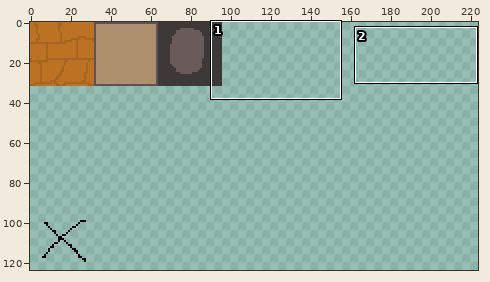
Two states of a sprite sheet, Assets/Resources/Rooms/RoomEditorImage.png. The first picture is a wide view before the edit; the outline marks the close-up.
Close-up. Before:
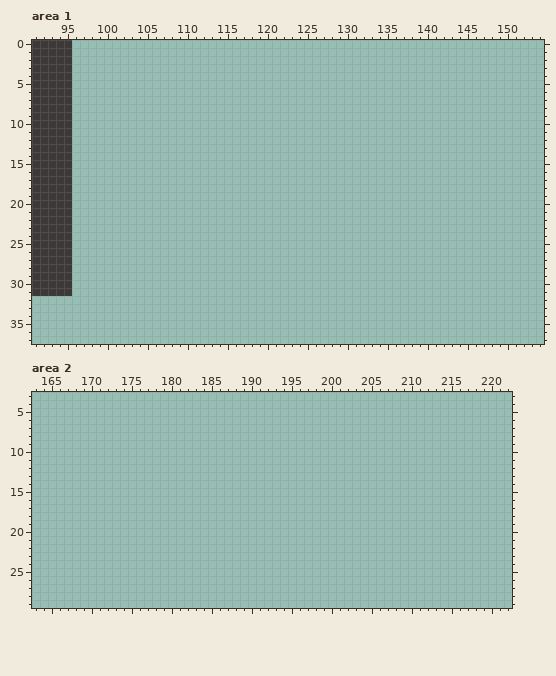
The file is 256x128 pixels. Shown: area 1: x 91..154, y 0..37; area 2: x 163..222, y 3..29. The wide view leaves out empty margins.
Now the later version:
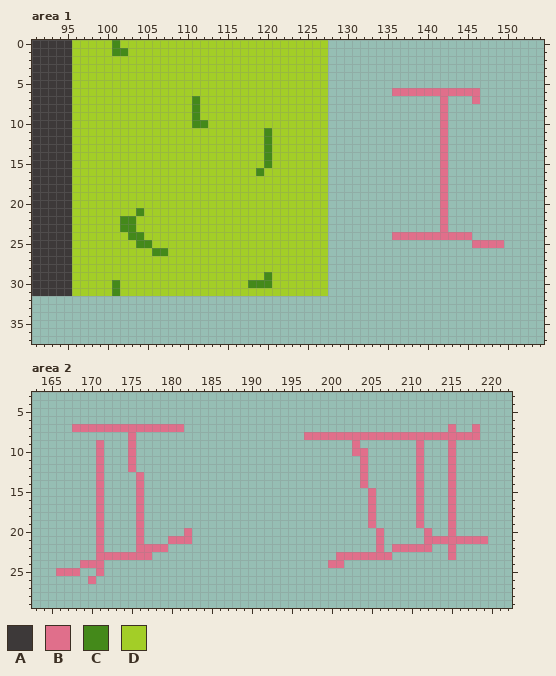
Palette (. is transparent): A #3d3939  B #e06f8b  C #44891a  D #a3ce27
What changed:
--- area 1
@@ x 91..154 @@
- 0 AAAAA...........................................................
- 1 AAAAA...........................................................
- 2 AAAAA...........................................................
- 3 AAAAA...........................................................
- 4 AAAAA...........................................................
- 5 AAAAA...........................................................
- 6 AAAAA...........................................................
- 7 AAAAA...........................................................
- 8 AAAAA...........................................................
- 9 AAAAA...........................................................
-10 AAAAA...........................................................
-11 AAAAA...........................................................
-12 AAAAA...........................................................
-13 AAAAA...........................................................
-14 AAAAA...........................................................
-15 AAAAA...........................................................
-16 AAAAA...........................................................
-17 AAAAA...........................................................
-18 AAAAA...........................................................
-19 AAAAA...........................................................
-20 AAAAA...........................................................
-21 AAAAA...........................................................
-22 AAAAA...........................................................
-23 AAAAA...........................................................
-24 AAAAA...........................................................
-25 AAAAA...........................................................
-26 AAAAA...........................................................
-27 AAAAA...........................................................
-28 AAAAA...........................................................
-29 AAAAA...........................................................
-30 AAAAA...........................................................
-31 AAAAA...........................................................
+ 0 AAAAADDDDDCDDDDDDDDDDDDDDDDDDDDDDDDDD...........................
+ 1 AAAAADDDDDCCDDDDDDDDDDDDDDDDDDDDDDDDD...........................
+ 2 AAAAADDDDDDDDDDDDDDDDDDDDDDDDDDDDDDDD...........................
+ 3 AAAAADDDDDDDDDDDDDDDDDDDDDDDDDDDDDDDD...........................
+ 4 AAAAADDDDDDDDDDDDDDDDDDDDDDDDDDDDDDDD...........................
+ 5 AAAAADDDDDDDDDDDDDDDDDDDDDDDDDDDDDDDD...........................
+ 6 AAAAADDDDDDDDDDDDDDDDDDDDDDDDDDDDDDDD........BBBBBBBBBBB........
+ 7 AAAAADDDDDDDDDDDDDDDCDDDDDDDDDDDDDDDD..............B...B........
+ 8 AAAAADDDDDDDDDDDDDDDCDDDDDDDDDDDDDDDD..............B............
+ 9 AAAAADDDDDDDDDDDDDDDCDDDDDDDDDDDDDDDD..............B............
+10 AAAAADDDDDDDDDDDDDDDCCDDDDDDDDDDDDDDD..............B............
+11 AAAAADDDDDDDDDDDDDDDDDDDDDDDDCDDDDDDD..............B............
+12 AAAAADDDDDDDDDDDDDDDDDDDDDDDDCDDDDDDD..............B............
+13 AAAAADDDDDDDDDDDDDDDDDDDDDDDDCDDDDDDD..............B............
+14 AAAAADDDDDDDDDDDDDDDDDDDDDDDDCDDDDDDD..............B............
+15 AAAAADDDDDDDDDDDDDDDDDDDDDDDDCDDDDDDD..............B............
+16 AAAAADDDDDDDDDDDDDDDDDDDDDDDCDDDDDDDD..............B............
+17 AAAAADDDDDDDDDDDDDDDDDDDDDDDDDDDDDDDD..............B............
+18 AAAAADDDDDDDDDDDDDDDDDDDDDDDDDDDDDDDD..............B............
+19 AAAAADDDDDDDDDDDDDDDDDDDDDDDDDDDDDDDD..............B............
+20 AAAAADDDDDDDDDDDDDDDDDDDDDDDDDDDDDDDD..............B............
+21 AAAAADDDDDDDDCDDDDDDDDDDDDDDDDDDDDDDD..............B............
+22 AAAAADDDDDDCCDDDDDDDDDDDDDDDDDDDDDDDD..............B............
+23 AAAAADDDDDDCCDDDDDDDDDDDDDDDDDDDDDDDD..............B............
+24 AAAAADDDDDDDCCDDDDDDDDDDDDDDDDDDDDDDD........BBBBBBBBBB.........
+25 AAAAADDDDDDDDCCDDDDDDDDDDDDDDDDDDDDDD..................BBBB.....
+26 AAAAADDDDDDDDDDCCDDDDDDDDDDDDDDDDDDDD...........................
+27 AAAAADDDDDDDDDDDDDDDDDDDDDDDDDDDDDDDD...........................
+28 AAAAADDDDDDDDDDDDDDDDDDDDDDDDDDDDDDDD...........................
+29 AAAAADDDDDDDDDDDDDDDDDDDDDDDDCDDDDDDD...........................
+30 AAAAADDDDDCDDDDDDDDDDDDDDDDCCCDDDDDDD...........................
+31 AAAAADDDDDCDDDDDDDDDDDDDDDDDDDDDDDDDD...........................
 32 ................................................................
--- area 2
@@ x 163..222 @@
  6 ............................................................
- 7 ............................................................
- 8 ............................................................
- 9 ............................................................
-10 ............................................................
-11 ............................................................
-12 ............................................................
-13 ............................................................
-14 ............................................................
-15 ............................................................
-16 ............................................................
-17 ............................................................
-18 ............................................................
-19 ............................................................
-20 ............................................................
-21 ............................................................
-22 ............................................................
-23 ............................................................
-24 ............................................................
-25 ............................................................
-26 ............................................................
+ 7 .....BBBBBBBBBBBBBB.................................B..B....
+ 8 ............B.....................BBBBBBBBBBBBBBBBBBBBBB....
+ 9 ........B...B...........................B.......B...B.......
+10 ........B...B...........................BB......B...B.......
+11 ........B...B............................B......B...B.......
+12 ........B...B............................B......B...B.......
+13 ........B....B...........................B......B...B.......
+14 ........B....B...........................B......B...B.......
+15 ........B....B............................B.....B...B.......
+16 ........B....B............................B.....B...B.......
+17 ........B....B............................B.....B...B.......
+18 ........B....B............................B.....B...B.......
+19 ........B....B............................B.....B...B.......
+20 ........B....B.....B.......................B.....B..B.......
+21 ........B....B...BBB.......................B.....BBBBBBBB...
+22 ........B....BBBB..........................B.BBBBB..B.......
+23 ........BBBBBBB.......................BBBBBBB.......B.......
+24 ......BBB............................BB.....................
+25 ...BBB..B...................................................
+26 .......B....................................................
 27 ............................................................
